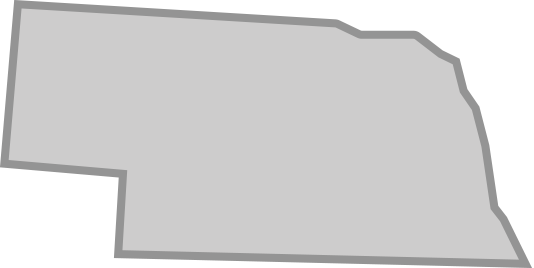
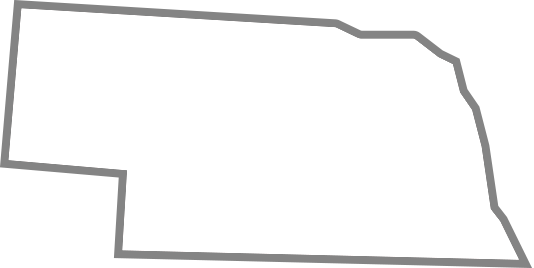
Layers edited between the first and the second 534 x 268 image:
pixels changed over [0, 0, 532, 268] (layer not identified)
